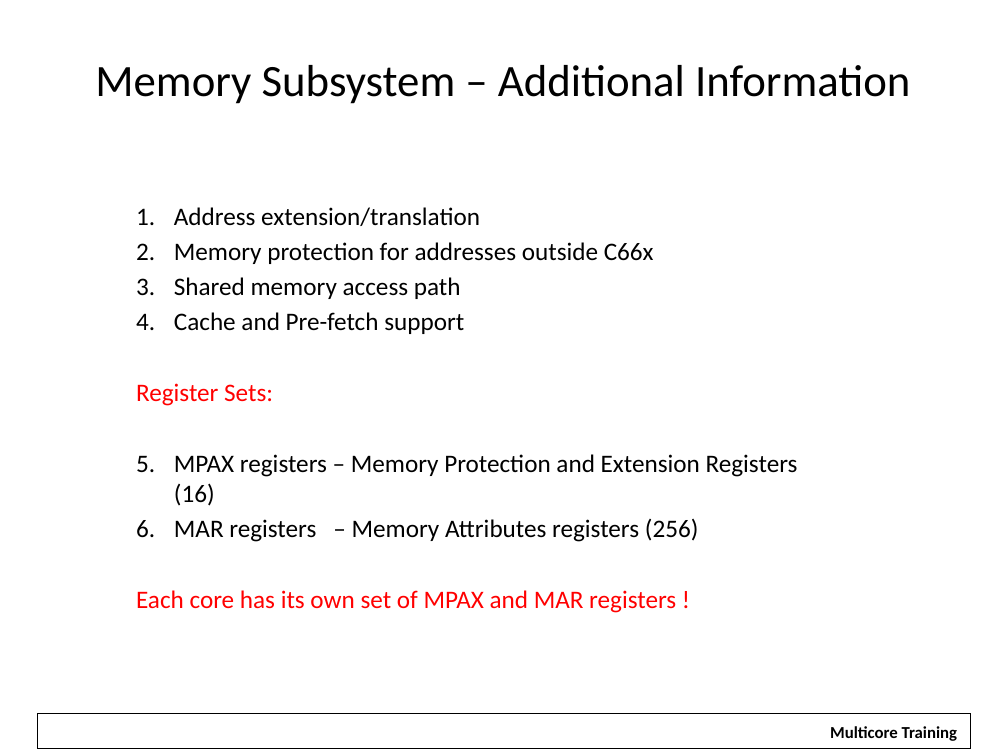
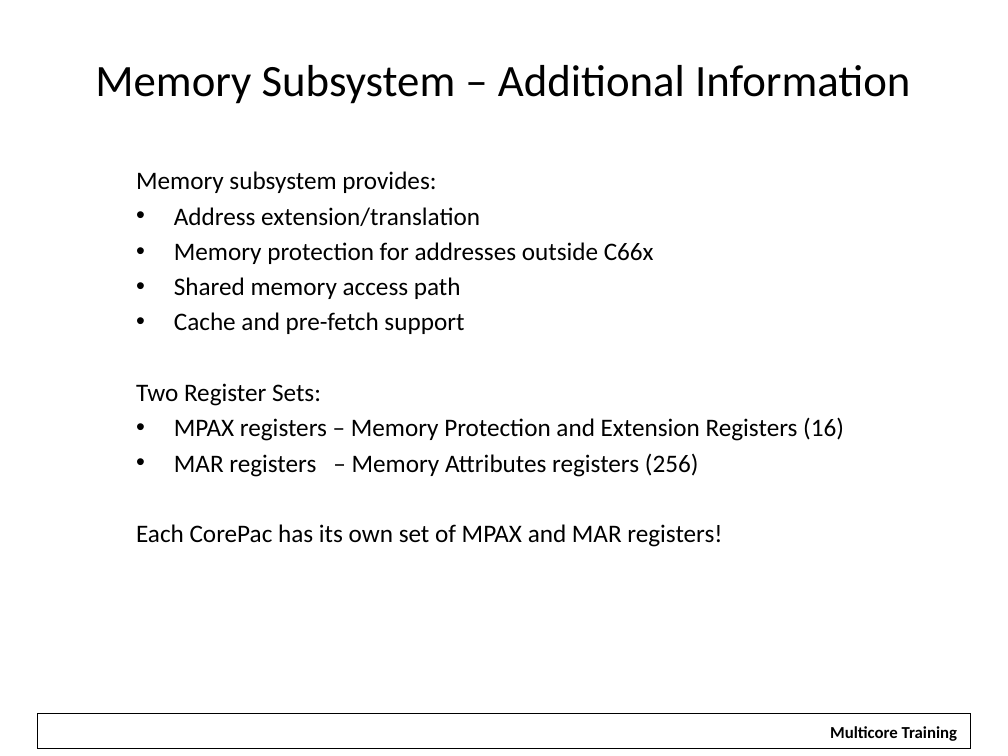
Before and after one commit to hari1989/keystone-workshop, a slide deck: slide 21 of slides/KeyStone Overview.pptx (slide 24 before the commit). Drawn at 1008x756 pixels with LibreOffice and Linux fonts; fonts in the diff are those of the drawing; background and template pictures are left out. Boxes give left, top, right and bottom in pixels: in the first picture for what was removed or moved away, otherwise in the second. Text is boxed around its words. In the diff, an @@ line names an element or a change of style, - is before the commit and + after.

```diff
--- a/slides/KeyStone Overview.pptx
+++ b/slides/KeyStone Overview.pptx
@@ subtitle at (136,171,436,193): paragraph added @@
+Memory subsystem provides:
@@ subtitle at (174,207,844,477): bullet 1. to • @@
@@ subtitle at (136,312,464,406): text changed @@
-4. Cache and Pre-fetch support
-Register Sets:
+• Cache and pre-fetch support
+Two Register Sets:
@@ subtitle at (136,524,722,547): text changed; text colour #FF0000 to #000000 @@
-Each core has its own set of MPAX and MAR registers !
+Each CorePac has its own set of MPAX and MAR registers!
```
Also in this commit, not shown: 17 other slides changed, 1 slide added, 2 slides removed.
